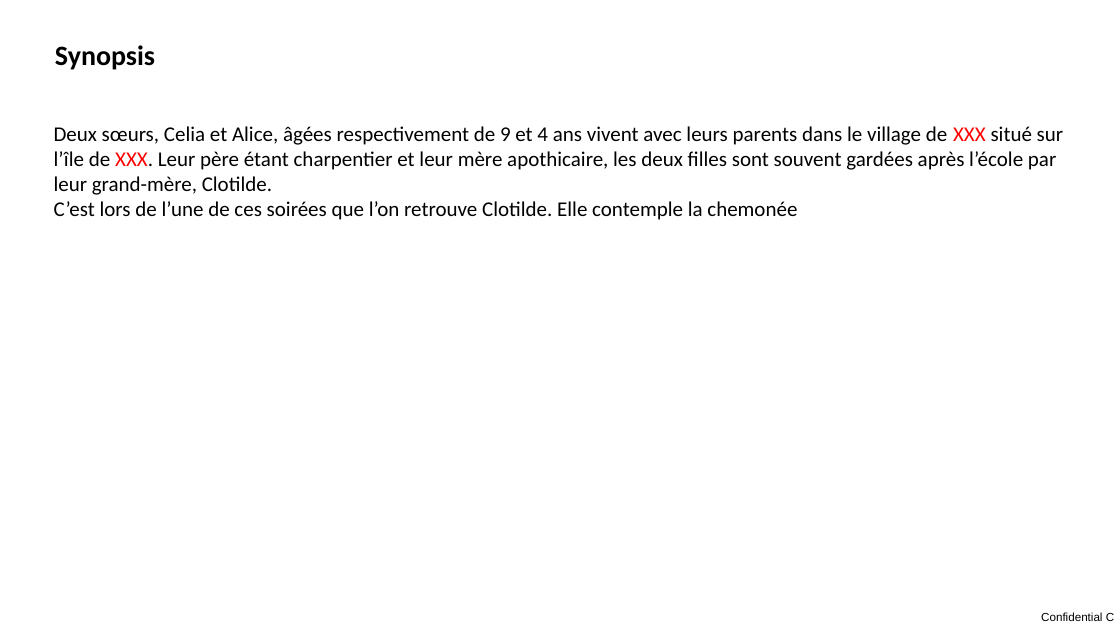
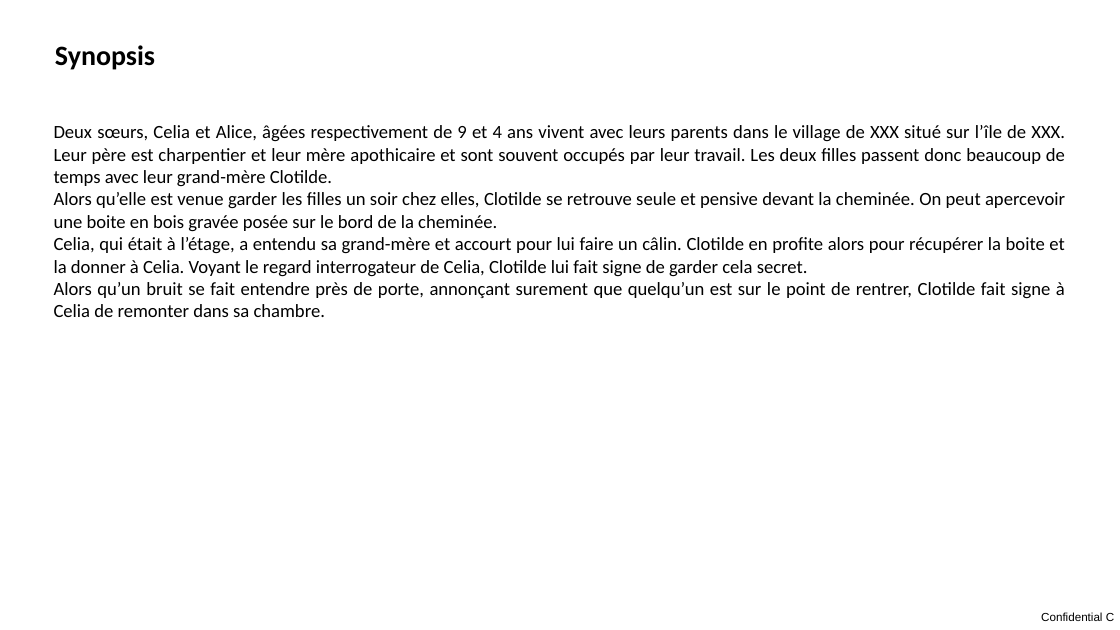
Before and after one commit to Audichu/Formation_studi, a slide deck: slide 4 of 01_WorkInProgress/01_PréProd/intention.pptx. Drawn at 1120x630 pixels with LibreOffice and Linux fonts; fonts in the diff are those of the drawing. Boxes give left, top, right and bottom in pixels: in the first picture for what was removed or moved away, otherwise in the second. Text is boxed around its words. In the diff, an @@ line names an element or a change of style, - is before the commit and + after.

```diff
--- a/01_WorkInProgress/01_PréProd/intention.pptx
+++ b/01_WorkInProgress/01_PréProd/intention.pptx
@@ text at (x1=54, y1=125, x2=1065, y2=317): text changed; size 18 to 16 pt @@
-Deux sœurs, Celia et Alice, âgées respectivement de 9 et 4 ans vivent avec leurs parents dans le village de XXX situé sur l’île de XXX. Leur père étant charpentier et leur mère apothicaire, les deux filles sont souvent gardées après l’école par leur grand-mère, Clotilde.
-C’est lors de l’une de ces soirées que l’on retrouve Clotilde. Elle contemple la chemonée
+Deux sœurs, Celia et Alice, âgées respectivement de 9 et 4 ans vivent avec leurs parents dans le village de XXX situé sur l’île de XXX. Leur père est charpentier et leur mère apothicaire et sont souvent occupés par leur travail. Les deux filles passent donc beaucoup de temps avec leur grand-mère Clotilde.
+Alors qu’elle est venue garder les filles un soir chez elles, Clotilde se retrouve seule et pensive devant la cheminée. On peut apercevoir une boite en bois gravée posée sur le bord de la cheminée.
+Celia, qui était à l’étage, a entendu sa grand-mère et accourt pour lui faire un câlin. Clotilde en profite alors pour récupérer la boite et la donner à Celia. Voyant le regard interrogateur de Celia, Clotilde lui fait signe de garder cela secret.
+Alors qu’un bruit se fait entendre près de porte, annonçant surement que quelqu’un est sur le point de rentrer, Clotilde fait signe à Celia de remonter dans sa chambre.
```
Also in this commit, not shown: 5 other slides changed.
